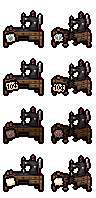
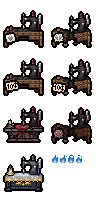
Layer changes from the first w=96, h=198 image to the second:
added layer "Calque 6(collé)" above "aaa.png" over box(3, 128, 92, 192)
added layer "aaa.png" above "devil" over box(3, 155, 64, 192)
painted on "devil" over box(3, 119, 92, 192)
hid "angel", painted on it over box(3, 119, 92, 192)
